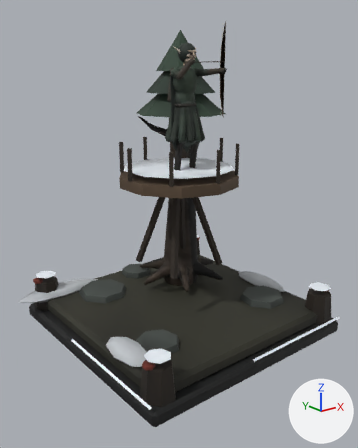
The glTF model assets/3d/tours/sylvestres-0.glb: old version first, new version second.
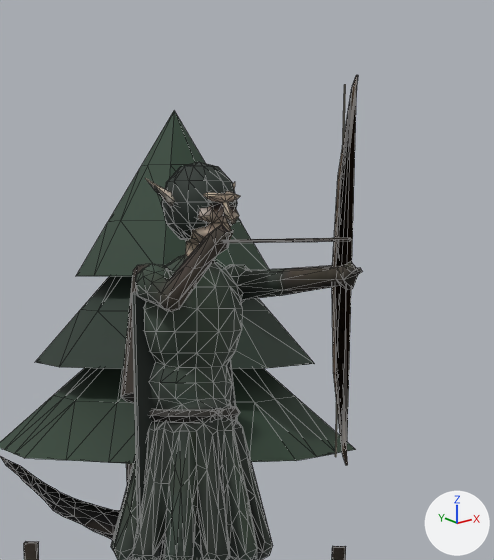
Each version is shown whole from a 50 mm camera at (-1.009, -1.263, 0.885) aimed at (-0.031, -0.041, 0.396), then close up on the part from 38% to 73% of the width and 0% to 32% of the height. Arrows for +X, +Y and +Z are at lower right; the lights stay in place. The first two pictures are the older version. The close-ups show mesh edges as thin lines. Where no turn or scale is listed for an object, it has been applied to the vertices. Vertices at exactly the same position are counted once.

Objects in the first close-up: 'lunebois_0_arbre', 'lunebois_0_architecture', 'lunebois_0_elfe', 'lunebois_0_elfe_accessoires'.
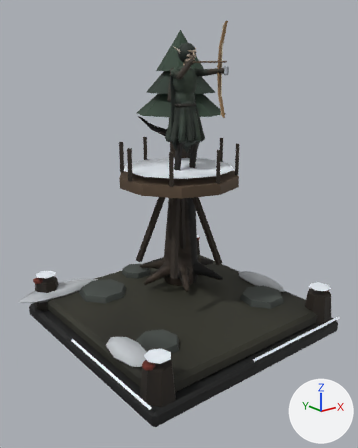
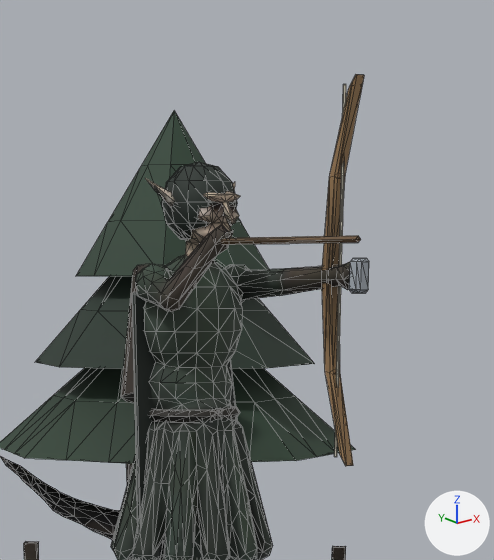
Location of each change, [x1, y1, x2, y2] in pixels of the close-ups (494 x 560 px; the box of a moved part takes in the faces that stretch with it):
'lunebois_0_elfe_accessoires', reshaped: before [121, 75, 358, 526]; after [121, 74, 369, 526]
part 1 of me_lunebois_0_elfe_accessoires, moved or reshaped: before [222, 238, 351, 243]; after [220, 236, 361, 245]
part 2 of me_lunebois_0_elfe_accessoires, rebuilt (59% wider): before [332, 75, 358, 465]; after [322, 74, 364, 466]
part 3 of me_lunebois_0_elfe_accessoires, added: after [349, 258, 369, 293]
part 4 of me_lunebois_0_elfe_accessoires, moved or reshaped: before [335, 85, 346, 457]; after [334, 84, 346, 457]
part 5 of me_lunebois_0_elfe_accessoires, recoloured: [335, 86, 346, 456] in both

The change in detail:
me_lunebois_0_elfe_accessoires is used by ob_lunebois_0_elfe_accessoires; location (0.0, -0.04, 0.555).
Verts and faces of me_lunebois_0_elfe_accessoires; kept vertices keep their numbers, new ones are numbered from 292.
Before the commit, vertices of me_lunebois_0_elfe_accessoires: 56 (0.04, -0.111, 0.195) at pixel (335, 456), 57 (0.04, -0.111, 0.453) at pixel (344, 84), 58 (0.041, -0.112, 0.195) at pixel (336, 456), 59 (0.041, -0.112, 0.453) at pixel (345, 84), 60 (0.04, -0.113, 0.195) at pixel (336, 456).
Before the commit, vertices of me_lunebois_0_elfe_accessoires: 62 (0.039, -0.112, 0.195) at pixel (335, 456), 63 (0.039, -0.112, 0.453) at pixel (344, 84).
me_lunebois_0_elfe_accessoires had 292 vertices, 552 faces and spanned x -0.058..0.058, y -0.176..0.087, z 0.067..0.458.
me_lunebois_0_elfe_accessoires now has 320 vertices, 604 faces and spans x -0.058..0.058, y -0.184..0.087, z 0.067..0.459.
me_lunebois_0_elfe_accessoires part 1: the loose piece of 8 vertices spanning x -0.013..-0.011, y -0.176..-0.024, z 0.347..0.349 is scaled about its middle by (2, 1.05, 1.9), then moved by (0.0, -0.004, 0.0).
me_lunebois_0_elfe_accessoires part 2: the loose piece of 56 vertices spanning x 0.038..0.042, y -0.125..-0.104, z 0.189..0.458 is rebuilt with 60 vertices and now spans x 0.035..0.045, y -0.128..-0.096, z 0.189..0.459.
me_lunebois_0_elfe_accessoires part 3: a new loose piece of 24 vertices spanning x 0.034..0.046, y -0.138..-0.126, z 0.312..0.336, in mat_peint.
Part 4, on me_lunebois_0_elfe_accessoires:
Vertices 56, 57, 58, 60, 62, 63 move by (0.0, 0.0, 0.0).
Vertex 59 moves to (0.042, -0.112, 0.453), pixel (346, 84).
me_lunebois_0_elfe_accessoires part 5: 12 kept faces spanning x 0.039..0.042, y -0.113..-0.111, z 0.195..0.453 get new vertex colours; the middle colour goes from beige #c8c0a8 to pale yellow #e6e0cc.
